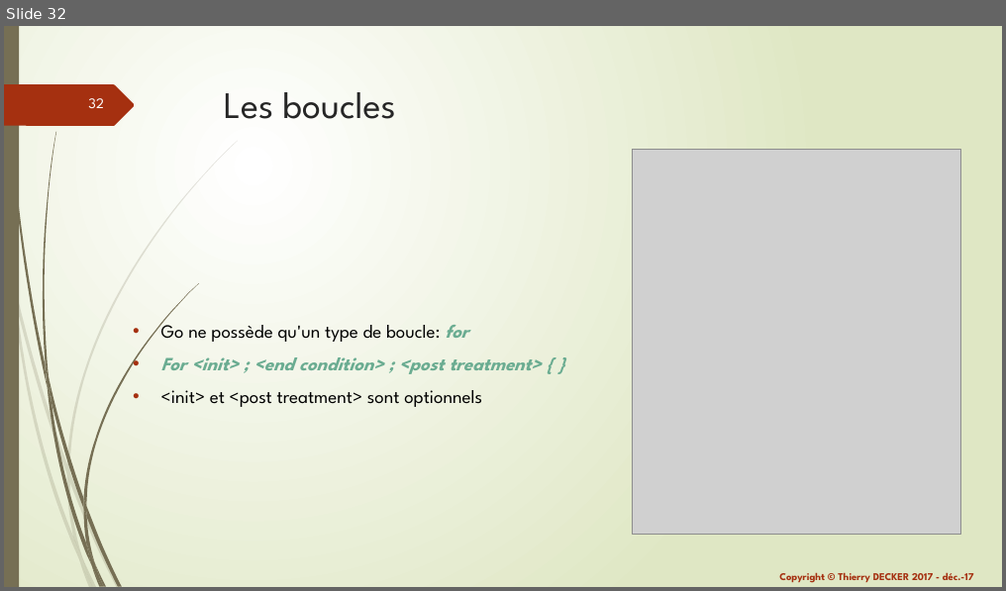
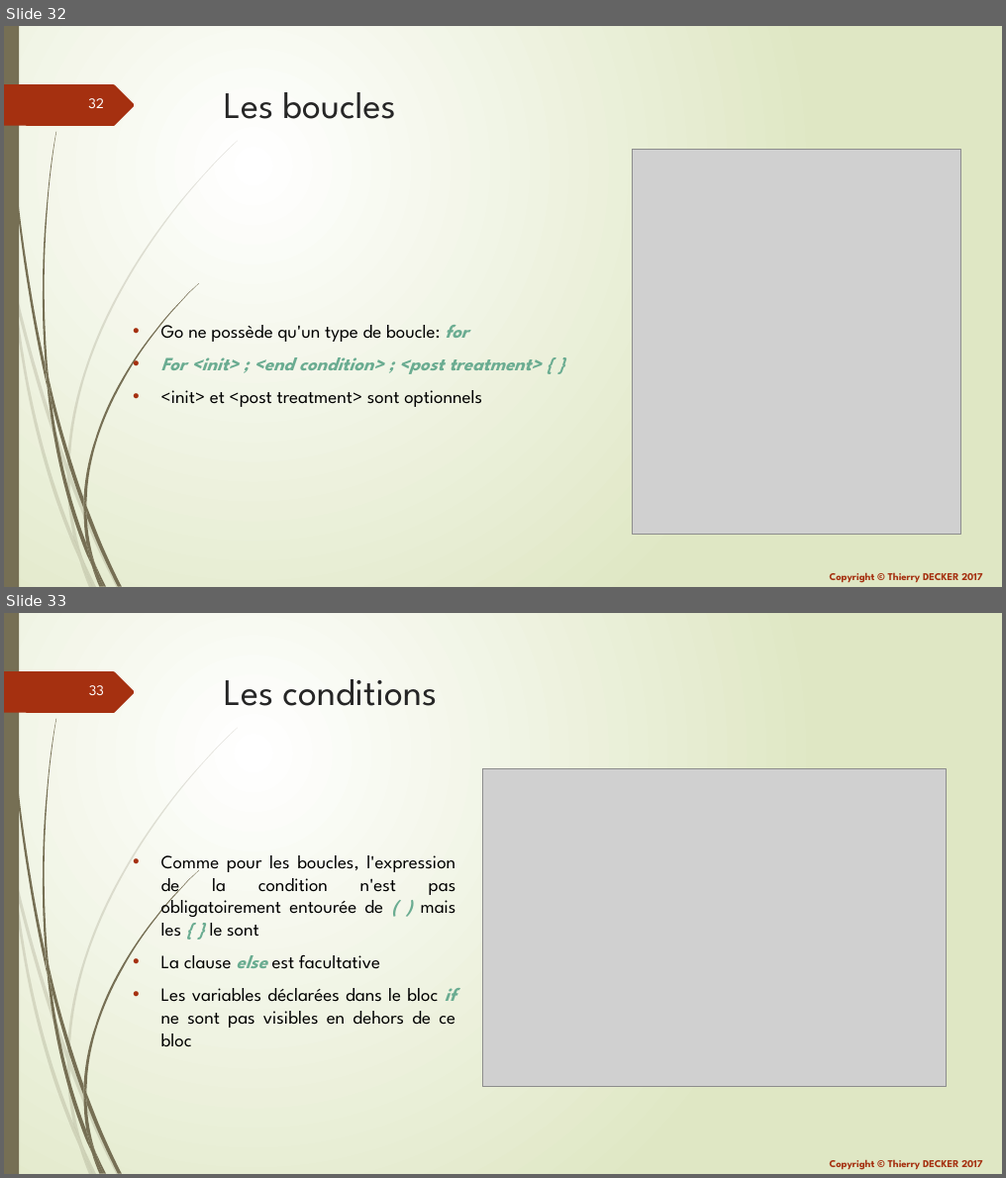
Before and after one commit to thierrydecker/learning-go, a slide deck: documentations/learning-go.pptx. Shown one above the other, each under a label of ours: slide 32 before the commit, slides 32 and 33 after it. The pictures are 1006x591 and 1006x1178 pixels, drawn with LibreOffice and Linux fonts; fonts in the diff are those of the drawing; grey boxes stand for pictures. Boxes give left, top, right and bottom in pixels: in the first picture for what was removed or moved away, otherwise in the second. Text is boxed around its words. In the diff, an @@ line names an element or a change of style, - is before the commit and + after.

```diff
--- a/documentations/learning-go.pptx
+++ b/documentations/learning-go.pptx
@@ slide 33 added at [4,613,1002,1174], background gradient #FFFFFF to #DFE8C4; not listed: 26 template elements that a slide beside it also shows @@
@@ title added at [224,679,437,706], 36 pt, text #262626 @@
+Les conditions
@@ picture added at [482,768,945,1087] @@
@@ text added at [161,856,456,1048], 18 pt, text #000000 @@
+• Comme pour les boucles, l'expression de la condition n'est pas obligatoirement entourée de ( ) mais les { } le sont
+• La clause else est facultative
+• Les variables déclarées dans le bloc if ne sont pas visibles en dehors de ce bloc
@@ slide 32 changed as well @@
@@ text at [830,573,982,583]: text changed @@
-Copyright © Thierry DECKER 2017 - déc.-17
+Copyright © Thierry DECKER 2017
```
Also in this commit, not shown: 31 other slides changed, 2 other files.
